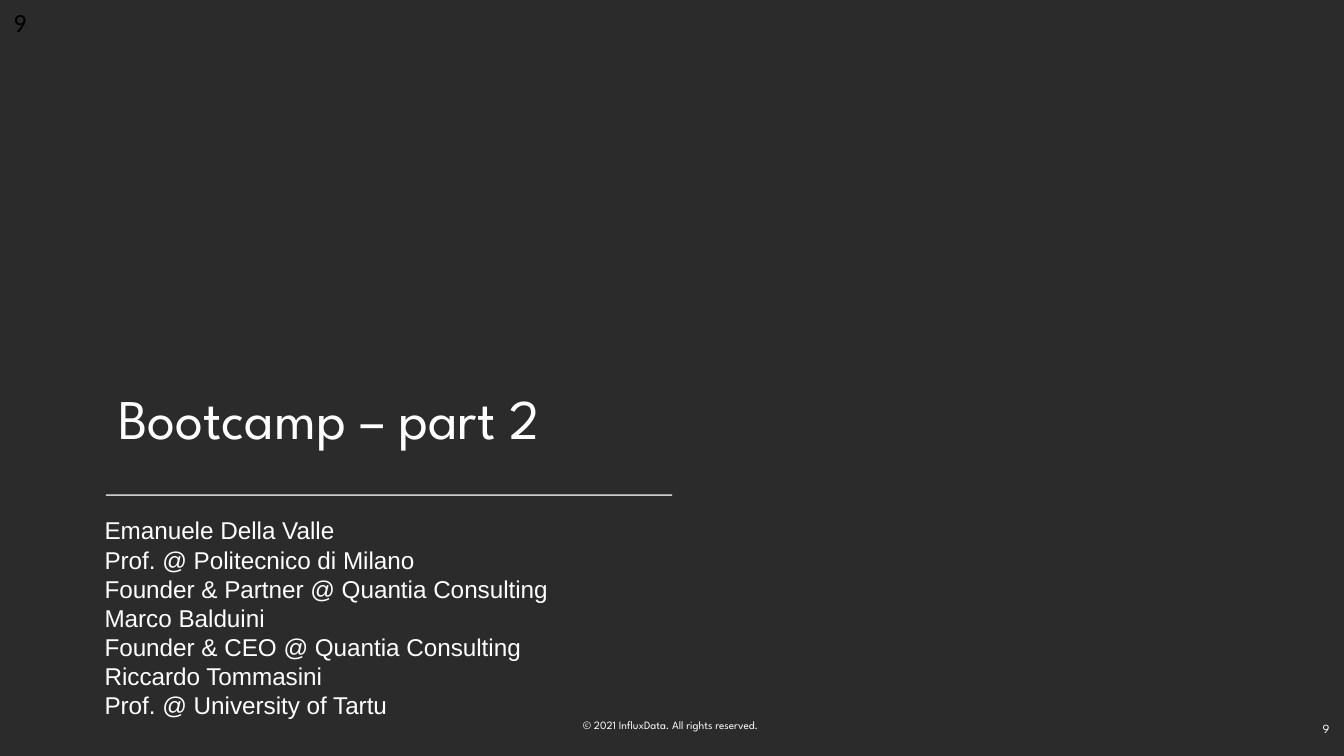
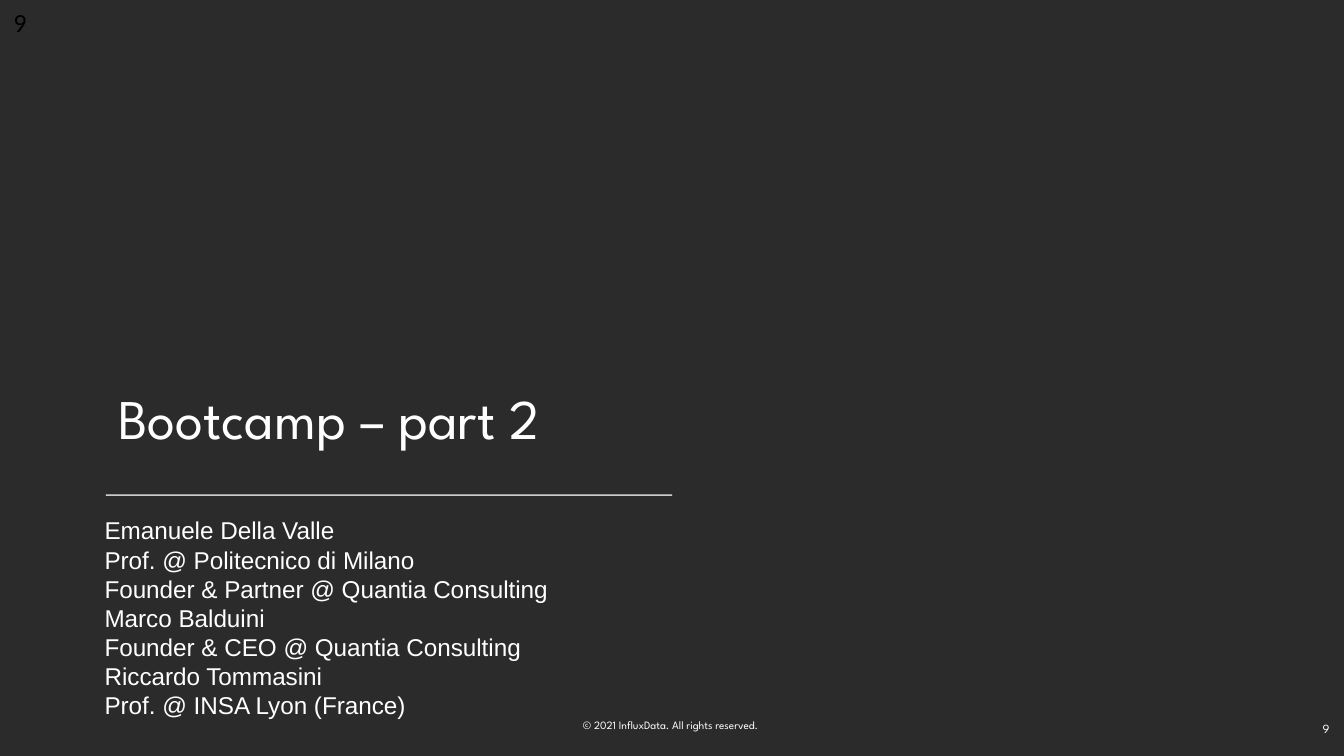
Before and after one commit to influxdata/influxdb-university, a slide deck: slide 9 of Training-material/day 2/07a_bootcamp-part2.pptx. Drawn at 1344x756 pixels with LibreOffice and Linux fonts; fonts in the diff are those of the drawing; background and template pictures are left out; a plain dark background stands for a picture behind light text. Boxes give left, top, right and bottom in pixels: in the first picture for what was removed or moved away, otherwise in the second. Text is boxed around its words. In the diff, an @@ line names an element or a change of style, - is before the commit and + after.

```diff
--- a/Training-material/day 2/07a_bootcamp-part2.pptx
+++ b/Training-material/day 2/07a_bootcamp-part2.pptx
@@ text at <box>105,696,405,719</box>: text changed @@
-Prof. @ University of Tartu
+Prof. @ INSA Lyon (France)
```
Also in this commit, not shown: 8 other slides changed, 20 other files.
